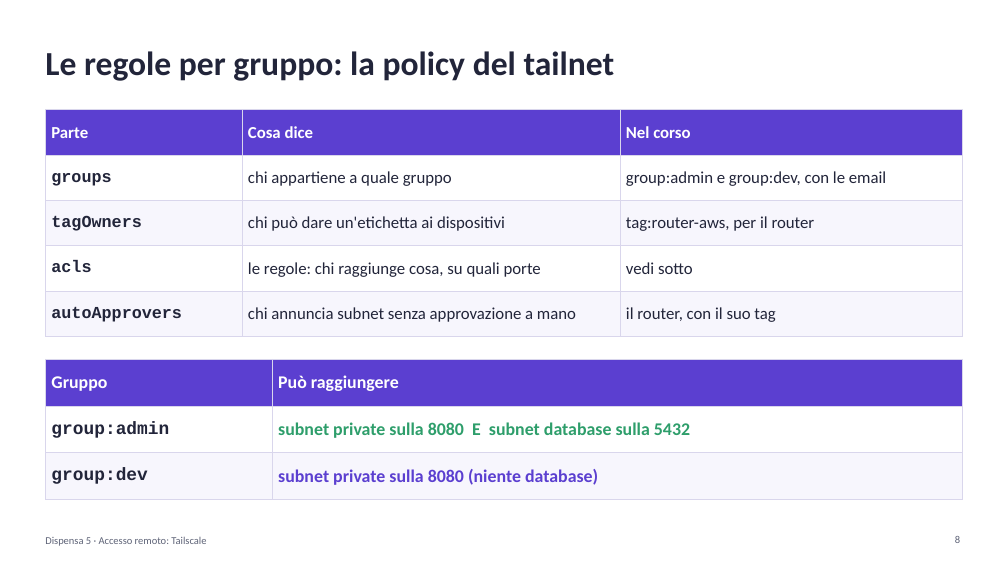
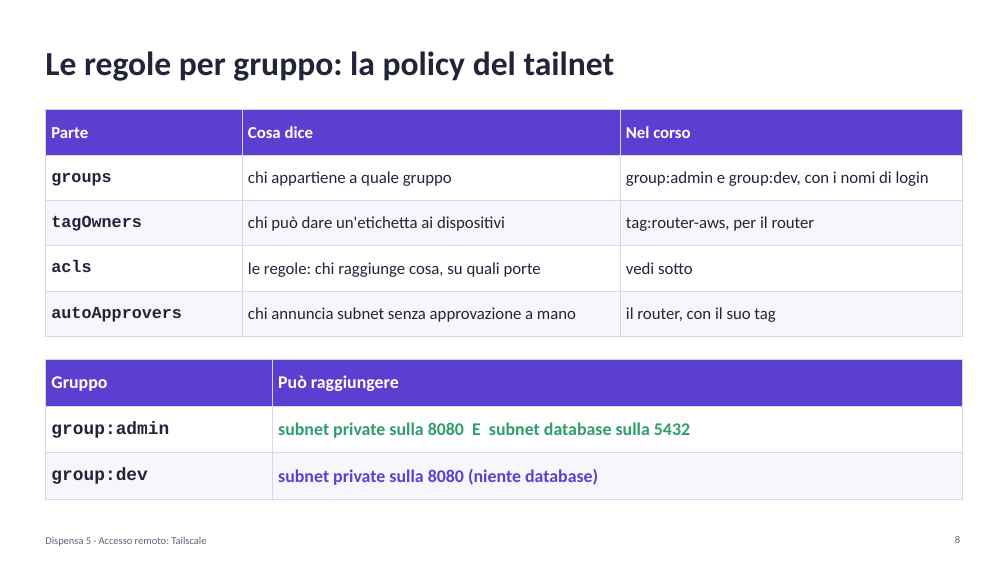
Before and after one commit to cereZ23/aws, a slide deck: slide 8 of slide/slide-5-tailscale.pptx. Drawn at 1008x567 pixels with LibreOffice and Linux fonts; fonts in the diff are those of the drawing. Boxes give left, top, right and bottom in pixels: in the first picture for what was removed or moved away, otherwise in the second. Text is boxed around its words. In the diff, an @@ line names an element or a change of style, - is before the commit and + after.

Commit message:
Lezione 5: login con passkey o account personale, nessun IdP aziendale richiesto

```diff
--- a/slide/slide-5-tailscale.pptx
+++ b/slide/slide-5-tailscale.pptx
@@ table at (x1=45, y1=110, x2=963, y2=326) @@
-row 2, column 3: group:admin e group:dev, con le email
+row 2, column 3: group:admin e group:dev, con i nomi di login
```
Also in this commit, not shown: 6 other slides changed, 1 slide added, 1 slide removed, 2 other files.
